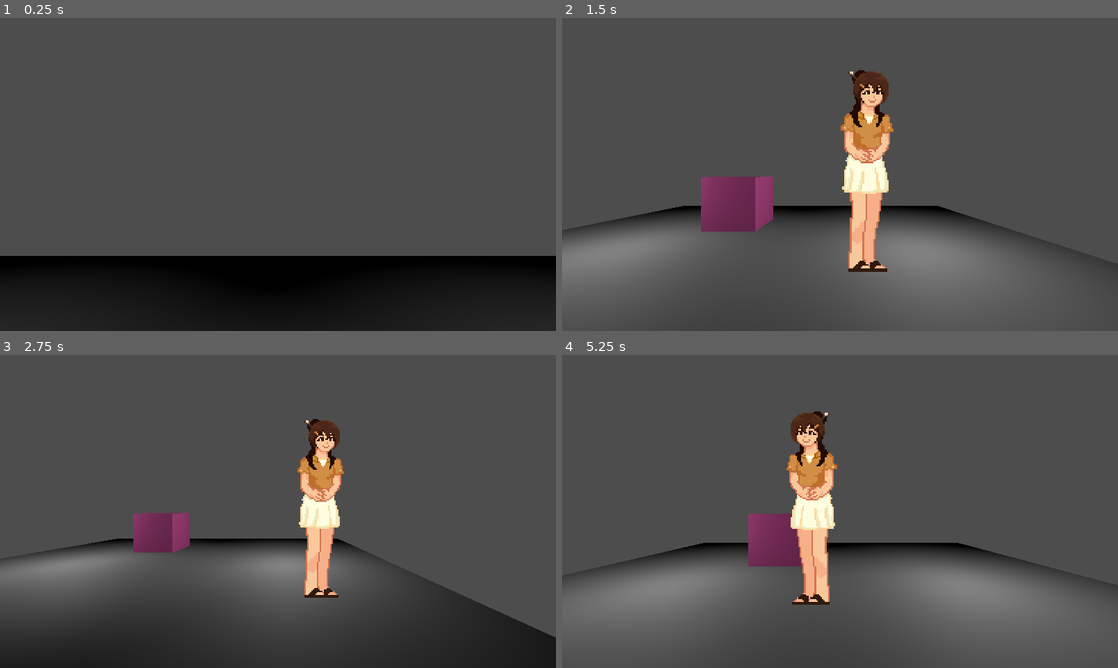
Above: before the commit, frames 1-4 (two rows, left to right).
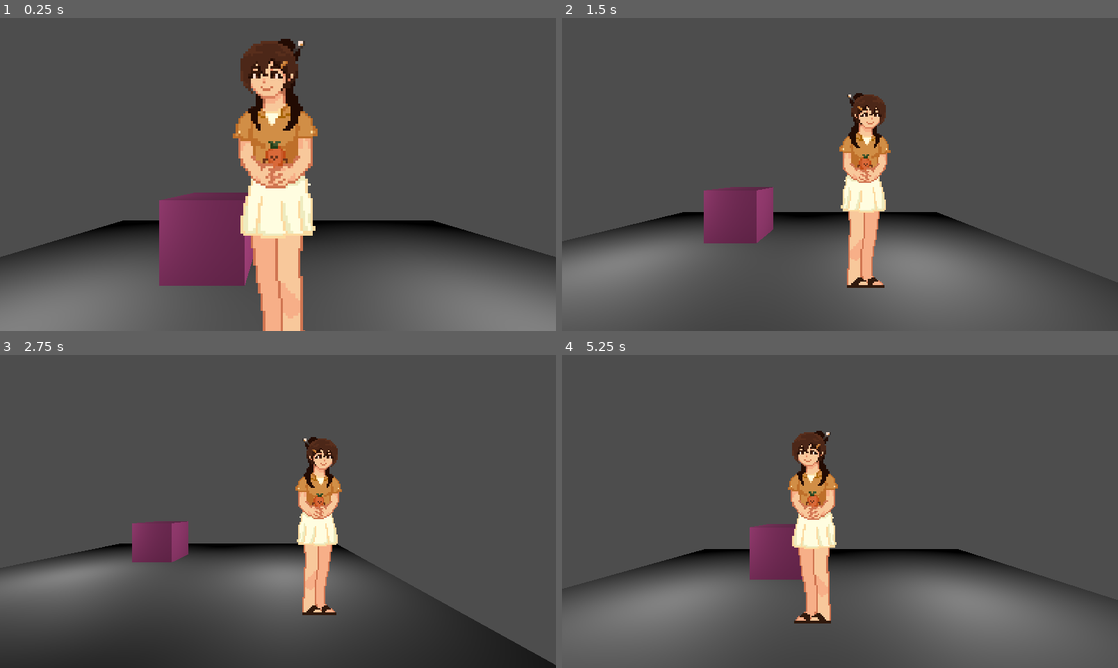
Above: after the commit, the same moments.

Repository: Nataho/_student_life_in_norsu
Game: Godot game, scene res://scenes/maps/test map/test_map.tscn
The game is run twice, just before and just after one commit, with the same random seed, the same clock (stepped at 60 frames per second) and the same inputs. This scene is started directly instead of the project's main scene.
Inputs:
- Up to frame 1 (0.25 s): no input
- Up to frame 2 (1.5 s): hold Right (ui_right) 0.53-1.28 s; hold Down (ui_down) from 1.28 s (still down)
- Up to frame 3 (2.75 s): release Down (ui_down) at 2.03 s; hold Right (ui_right) from 2.03 s (still down)
- Up to frame 4 (5.25 s): release Right (ui_right) at 2.78 s; hold Up (ui_up) 2.78-3.53 s; hold Left (ui_left) 3.53-5.03 s; hold Down (ui_down) from 5.03 s (still down)

The runs differ from the first frame. In frame 1, 38% of the frame differs, in the area x 0-100%, y 6-100%; in frame 2, 9.5%; in frame 3, 8.2%; in frame 4, 10%.

Commit message:
alpha 0.0.01Od
owen's upload

Diff:
--- a/scenes/main scenes/menu/menu.tscn
+++ b/scenes/main scenes/menu/menu.tscn
@@ -58,18 +58,21 @@
 theme_override_constants/separation = 45
 
 [node name="play" parent="UI/VBoxContainer" instance=ExtResource("2_4xxp1")]
+texture_filter = 6
 custom_minimum_size = Vector2(256, 128)
 layout_mode = 2
 text = "play"
 upperCase = true
 
 [node name="debug" parent="UI/VBoxContainer" instance=ExtResource("2_4xxp1")]
+texture_filter = 6
 custom_minimum_size = Vector2(256, 128)
 layout_mode = 2
 text = "debug"
 upperCase = true
 
 [node name="quit" parent="UI/VBoxContainer" instance=ExtResource("2_4xxp1")]
+texture_filter = 6
 custom_minimum_size = Vector2(256, 128)
 layout_mode = 2
 text = "quit"
--- a/scenes/maps/test map/test_map.gd
+++ b/scenes/maps/test map/test_map.gd
@@ -1,18 +1,15 @@
 extends Node3D
 
 @onready var player: Sprite3D = $player
-@onready var main_cam: Camera3D = $mainCam
 
 @export var SPEED := 100.0
-@export_group("camera")
-@export var cameraDistance := 50
-#func _ready() -> void:
 func _process(delta: float) -> void:
-	cameraMovement()
 	playerMovement(delta)
 
+##variable for player rotation in relation to direction
+var directionX = 0
 
-var directionX = 0 #variable for player rotation
+##handles player movement
 func playerMovement(delta):
 
 	var speed = (SPEED/50)*delta
@@ -32,14 +29,3 @@
 	var playerRot = player.rotation_degrees.y
 	playerRot = lerpf(playerRot,180*directionX,0.2)
 	player.rotation_degrees.y = playerRot
-
-#handle camera movement
-func cameraMovement():
-	var camPos := main_cam.position
-	var playerPos := player.position
-	var space = playerPos.z + cameraDistance
-
-	camPos.x = lerpf(camPos.x, playerPos.x, 0.05)
-	camPos.z = lerp(camPos.z, space, 0.05)
-
-	main_cam.position = camPos
--- a/scenes/maps/test map/test_map.tscn
+++ b/scenes/maps/test map/test_map.tscn
@@ -1,7 +1,8 @@
-[gd_scene load_steps=6 format=3 uid="uid://cswrp4q78lfci"]
+[gd_scene load_steps=7 format=3 uid="uid://cswrp4q78lfci"]
 
 [ext_resource type="Script" uid="uid://cra7ise3u1p88" path="res://scenes/maps/test map/test_map.gd" id="1_d67s4"]
 [ext_resource type="Texture2D" uid="uid://cpqd0643h7254" path="res://assets/photos/test/practice_girl.png" id="2_d67s4"]
+[ext_resource type="PackedScene" uid="uid://cvpoun8sb1f8u" path="res://scripts/classes/maps/maps.tscn" id="3_jn8y5"]
 
 [sub_resource type="StandardMaterial3D" id="StandardMaterial3D_mjxos"]
 albedo_color = Color(1, 0.40078, 0.755868, 1)
@@ -13,33 +14,32 @@
 
 [node name="TestMap" type="Node3D"]
 script = ExtResource("1_d67s4")
-cameraDistance = 3
-
-[node name="mainCam" type="Camera3D" parent="."]
-transform = Transform3D(1, 0, 0, 0, 1, 0, 0, 0, 1, 0, 1.24572, -7.66506)
 
 [node name="player" type="Sprite3D" parent="."]
 transform = Transform3D(1.97, 0, 0, 0, 1.97, 0, 0, 0, 1.97, 0, 1.42987, 0)
 texture_filter = 2
 texture = ExtResource("2_d67s4")
 
-[node name="environment" type="Node3D" parent="."]
+[node name="Maps" parent="." node_paths=PackedStringArray("player") instance=ExtResource("3_jn8y5")]
+player = NodePath("../player")
 
-[node name="OmniLight3D" type="OmniLight3D" parent="environment"]
+[node name="environment" type="Node3D" parent="Maps"]
+
+[node name="OmniLight3D" type="OmniLight3D" parent="Maps/environment"]
 transform = Transform3D(1, 0, 0, 0, 1, 0, 0, 0, 1, 2.49646, 1.37645, -0.369199)
 
-[node name="OmniLight3D2" type="OmniLight3D" parent="environment"]
+[node name="OmniLight3D2" type="OmniLight3D" parent="Maps/environment"]
 transform = Transform3D(1, 0, 0, 0, 1, 0, 0, 0, 1, -2.5983, 1.37645, -0.369199)
 
-[node name="objects" type="Node3D" parent="environment"]
+[node name="objects" type="Node3D" parent="Maps/environment"]
 
-[node name="object" type="MeshInstance3D" parent="environment/objects"]
+[node name="object" type="MeshInstance3D" parent="Maps/environment/objects"]
 transform = Transform3D(1, 0, 0, 0, 1, 0, 0, 0, 1, -0.888914, 0.697853, -1.27198)
 gi_mode = 2
 mesh = SubResource("BoxMesh_mjxos")
 skeleton = NodePath("../..")
 
-[node name="floor" type="MeshInstance3D" parent="environment"]
+[node name="floor" type="MeshInstance3D" parent="Maps/environment"]
 transform = Transform3D(5.04992, 0, 0, 0, 5.04992, 0, 0, 0, 5.04992, 0, 0, 0)
 mesh = SubResource("PlaneMesh_d67s4")
-skeleton = NodePath("../..")
+skeleton = NodePath("../../..")
--- a/scenes/prefabs/Dbox/dialogue_box.gd
+++ b/scenes/prefabs/Dbox/dialogue_box.gd
@@ -10,18 +10,6 @@
 ]
 
 var dialogue =  STORY._testDialogue
-
-#var presets = {
-	##"1 line" :[125,""],
-	##"2 lines": [100,""],
-	##"3 lines": [75,""],
-	##"4 lines": [50,""],
-	#"1 line": [54],
-	#"2 lines": [54],
-	#"3 lines": [54],
-	#"4 lines": [54],
-	#"center": null
-#}
 
 var dIndex = 0
 var typeWriter:TYPEWRITER = TYPEWRITER.new(100)
--- a/scripts/classes/maps/maps.gd
+++ b/scripts/classes/maps/maps.gd
@@ -1 +1,81 @@
-extends Node
+extends Node3D
+class_name MAPS
+
+@export_group("player settings")
+@export var player:Node3D
+
+@export_group("camera settings", "camera")
+@export var cameraDistance := 3.0
+@export var cameraHeight := 1.5
+@export_range(0.01,1.0,0.01) var cameraSmoothSpeed = 0.05
+#@export var cameraSmoothSpeed := 0.05
+@export var camera_follows_player := true
+
+@onready var main_cam: Camera3D = $mainCam
+
+#assets will be loaded here
+#DO NOT CHANGE ANYTHING IN HERE
+
+var assets := {
+	"environment" : {
+		#region environment example
+		#"ball": {},
+		#"phone": {},
+		#endregion environment example
+	},
+	"characters": {
+		#region characters' example
+		#"owen": {
+			#"idle": [],
+			#"walking": [],
+			#"emotions": {},
+		#},
+		#"sammy": {
+			#"idle": [],
+			#"walking": [],
+			#"emotions": {},
+		#},
+		#endregion characters' example
+	},
+	"sounds" : {
+		"text": []
+	},
+}
+
+func _ready() -> void:
+	main_cam.position.y = cameraHeight
+
+func _process(delta: float) -> void:
+	if camera_follows_player:
+		cameraMovement()
+
+##handle camera movement
+func cameraMovement():
+	var camPos := main_cam.position
+	var playerPos := player.position
+	var space = playerPos.z + cameraDistance
+
+	#smooth out camera position
+	camPos.x = lerpf(camPos.x, playerPos.x, cameraSmoothSpeed)
+	camPos.y = lerpf(camPos.y, cameraHeight, cameraSmoothSpeed)
+	camPos.z = lerp(camPos.z, space, cameraSmoothSpeed)
+
+	main_cam.position = camPos
+#region main functions
+##parameters asdf
+func loadAssets_characters(character:String, characterAssets:Dictionary):
+	var loadedCharacters = {}
+	for asset in characterAssets:
+		loadedCharacters[asset] = load(characterAssets[asset])
+
+	assets["characters"][character] = loadedCharacters
+	loadedCharacters = null
+
+func loadAssets_sounds(soundName:String,soundAssets:Array):
+	var loadedSounds = []
+	for sound in soundAssets:
+		loadedSounds.append(load(sound))
+
+	assets["sounds"][soundName] = loadedSounds
+	loadedSounds = null
+#endregion main functions
--- /dev/null
+++ b/scripts/classes/maps/maps.tscn
@@ -0,0 +1,9 @@
+[gd_scene load_steps=2 format=3 uid="uid://cvpoun8sb1f8u"]
+
+[ext_resource type="Script" uid="uid://bem05qt43nhkc" path="res://scripts/classes/maps/maps.gd" id="1_trwl8"]
+
+[node name="Maps" type="Node3D"]
+script = ExtResource("1_trwl8")
+
+[node name="mainCam" type="Camera3D" parent="."]
+current = true
--- a/scripts/dialogue/dialogue_manager.gd
+++ b/scripts/dialogue/dialogue_manager.gd
@@ -1,6 +1,5 @@
 #extends Node
 class_name STORY
-
 
 #parameters to consider
 #["type if box"] = Dialogue Box("DBox") / Bubble Box("BBox"); this will not be case sensitive.
Binary file changed: assets/photos/test/practice_girl.png
